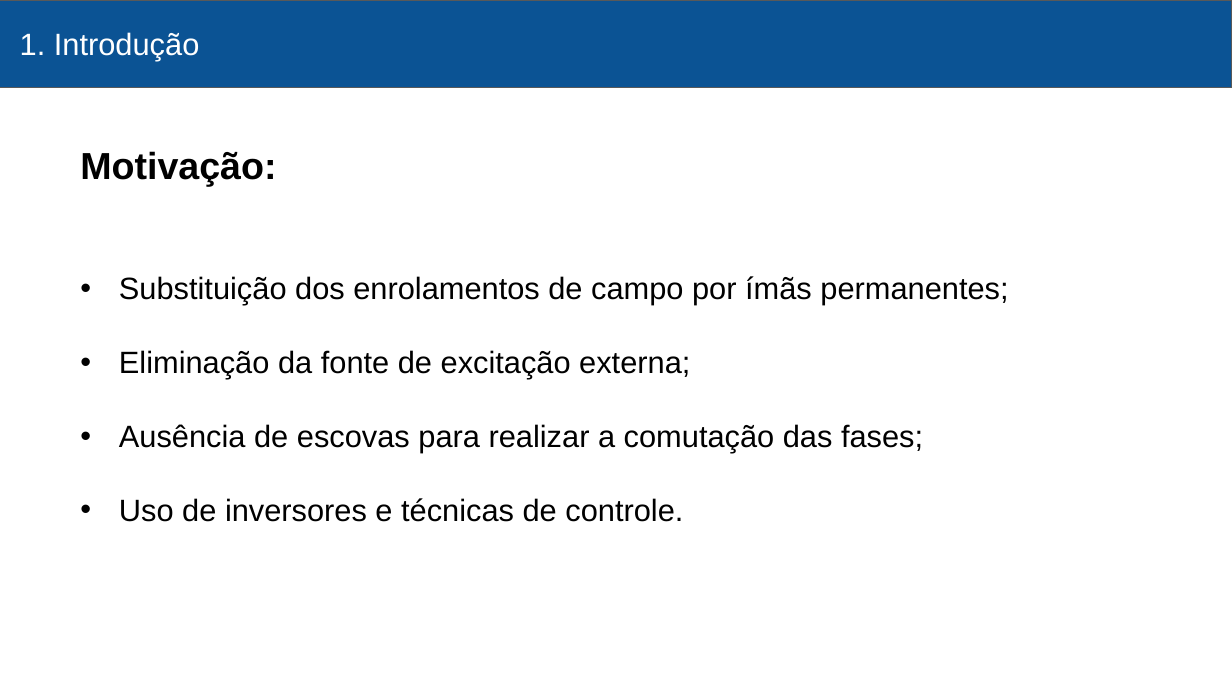
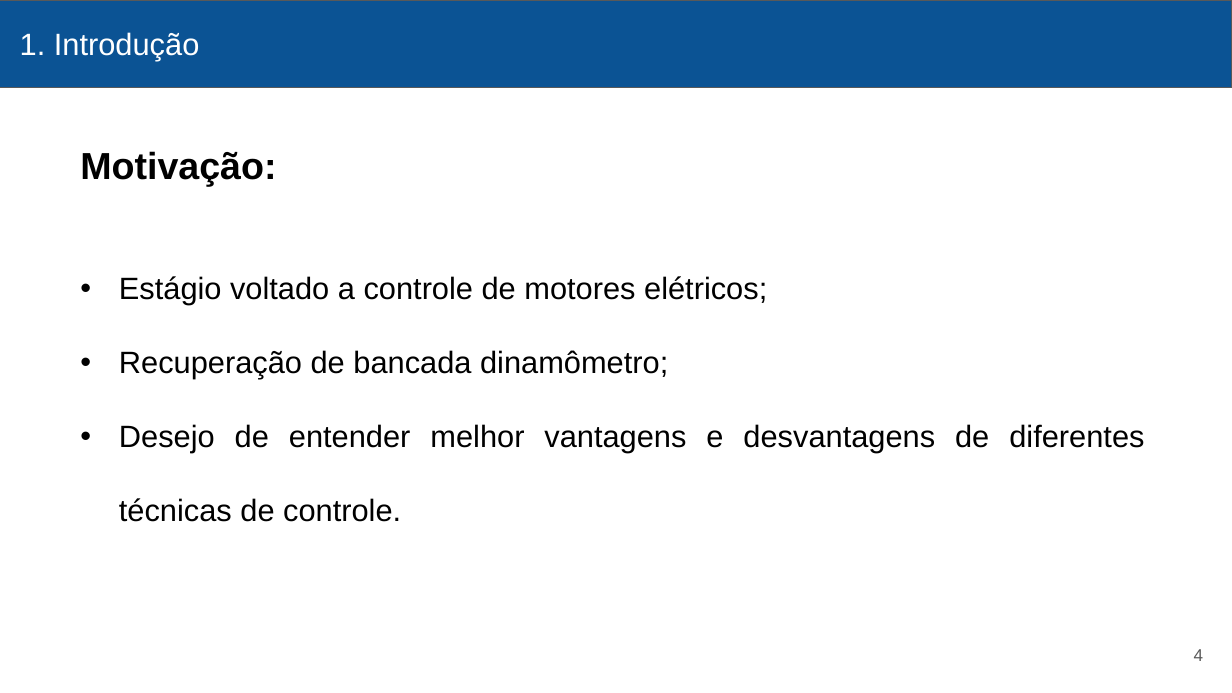
Before and after one commit to victormenegon/texto, a slide deck: slide 4 of ApresentacaoTCC.pptx (slide 3 before the commit). Drawn at 1232x693 pixels with LibreOffice and Linux fonts; fonts in the diff are those of the drawing. Boxes give left, top, right and bottom in pixels: in the first picture for what was removed or moved away, otherwise in the second. Text is boxed around its words. In the diff, an @@ line names an element or a change of style, - is before the commit and + after.

```diff
--- a/ApresentacaoTCC.pptx
+++ b/ApresentacaoTCC.pptx
@@ text at [119,276,1144,522]: text changed @@
-• Substituição dos enrolamentos de campo por ímãs permanentes;
-• Eliminação da fonte de excitação externa;
-• Ausência de escovas para realizar a comutação das fases;
-• Uso de inversores e técnicas de controle.
+• Estágio voltado a controle de motores elétricos;
+• Recuperação de bancada dinamômetro;
+• Desejo de entender melhor vantagens e desvantagens de diferentes técnicas de controle.
@@ page number added at [1194,649,1204,661], 10 pt, text #595959 @@
+4
```
Also in this commit, not shown: 40 other slides changed, 5 slides added, 11 slides removed, 1 other file.
